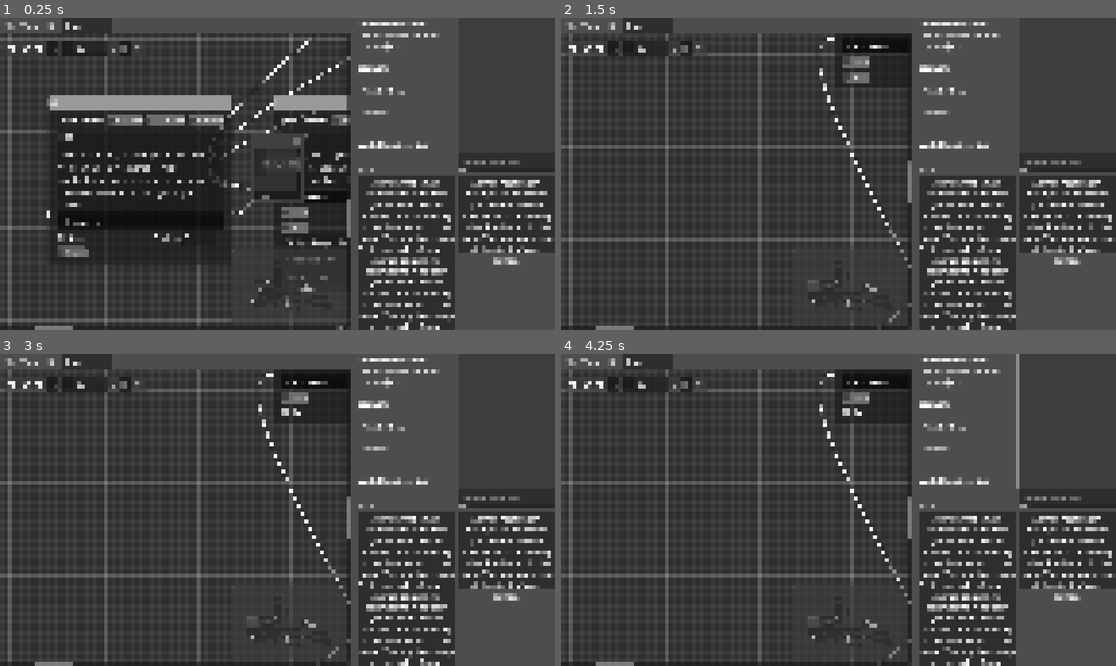
Above: before the commit, frames 1-4 (two rows, left to right).
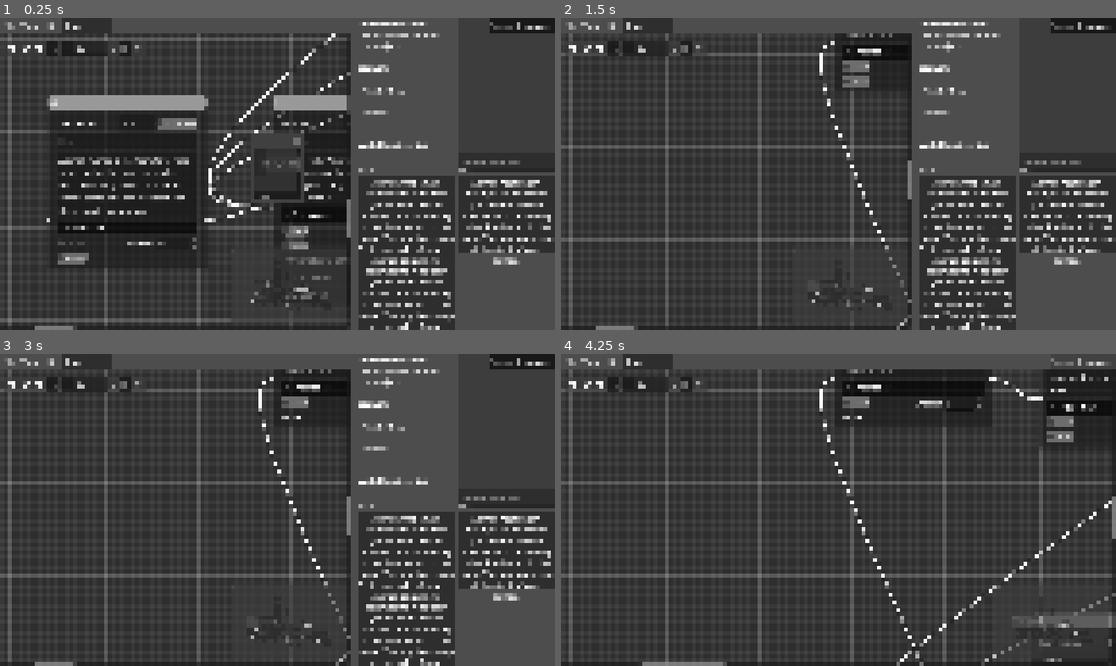
Above: after the commit, the same moments.

Repository: Roboticy3/Louder
Game: Godot game, scene res://proto_simulator/proto_simulator_wrapper.tscn
The game is run twice, just before and just after one commit, with the same random seed, the same clock (stepped at 60 frames per second) and the same inputs.
Inputs (mouse positions are in pixels of both pictures, inside the frame that each line leads up to):
- Up to frame 1 (0.25 s): no input
- Up to frame 2 (1.5 s): click "hub" at 0.5 s; click (910, 120) at 1.25 s, where only the run before the commit has a clickable "Branch"
- Up to frame 3 (3 s): click (505, 497) at 2.02 s; type "12" at 2.1 s; click "Auto" at 2.75 s
- Up to frame 4 (4.25 s): click (1082, 360) at 3.5 s, where only the run after the commit has a clickable "Toggle Debugger"

The runs differ from the first frame. In frame 1, 7.6% of the frame differs, in the area x 8-100%, y 0-100%; in frame 2, 1.9%; in frame 3, 1.9%; in frame 4, 16%, in the area x 6-100%, y 0-100%.

Commit message:
demo conversation to test branching

Diff:
--- /dev/null
+++ b/editor/demos/conversations/merchant.json
@@ -0,0 +1,277 @@
+[
+	{
+		"branch": "reka",
+		"choices": [
+			"(Leave)",
+			"(Eavesdrop)"
+		],
+		"conversation_id": "2",
+		"position_offset:x": "720.0",
+		"position_offset:y": "-380.0",
+		"speaker": "Integumentary System",
+		"text": "The men are far away and speaking quietly. However, your ears can point towards the source. The sound pools downward and inward within you easily.",
+		"type": "hub"
+	},
+	{
+		"choices": [
+			"\"I found it in the desert.\"",
+			"\"I bought it off someone else.\" (Lie)"
+		],
+		"conversation_id": "3",
+		"position_offset:x": "720.0",
+		"position_offset:y": "640.0",
+		"speaker": "Bandito",
+		"text": "\"Where'd you find this thing, anyway?\" The customer is in a hurry to move the conversation along.",
+		"type": "hub"
+	},
+	{
+		"conversation_id": "4",
+		"is_choice": true,
+		"position_offset:x": "1240.0",
+		"position_offset:y": "680.0",
+		"speaker": "Geno",
+		"type": "hub"
+	},
+	{
+		"conversation_id": "5",
+		"is_choice": true,
+		"position_offset:x": "1260.0",
+		"position_offset:y": "1040.0",
+		"speaker": "Geno",
+		"text": "\"I bought it off someone else.\"",
+		"type": "hub"
+	},
+	{
+		"conversation_id": "6",
+		"position_offset:x": "1260.0",
+		"position_offset:y": "1260.0",
+		"speaker": "Note",
+		"text": "If the text isn't replaced here, \"(Lie)\" could show up in the main feed.",
+		"type": "hub"
+	},
+	{
+		"conversation_id": "8",
+		"is_choice": true,
+		"position_offset:x": "2280.0",
+		"position_offset:y": "620.0",
+		"speaker": "Bandito",
+		"text": "\"What are you looking at me like that for? You think that helps your case? 10 gold is ridiculous.\"",
+		"type": "hub"
+	},
+	{
+		"conversation_id": "7",
+		"position_offset:x": "1740.0",
+		"position_offset:y": "540.0",
+		"speaker": "Cage",
+		"statements": "bandito_price_complaint = 1",
+		"text": "He gives an understanding nod. The tried and true business of finding-and-or-stealing things in the desert, where nobody can hear you scream. \"We're in the same line of work.\"",
+		"type": "hub"
+	},
+	{
+		"auto": true,
+		"choices": [
+			"(Choice 0)",
+			"(Choice 1)"
+		],
+		"conversation_id": "9",
+		"position_offset:x": "1740.0",
+		"position_offset:y": "1040.0",
+		"type": "hub"
+	},
+	{
+		"conditions": "bandito_price_complaint == 0",
+		"conversation_id": "10",
+		"position_offset:x": "2280.0",
+		"position_offset:y": "1060.0",
+		"speaker": "Bandito",
+		"statements": "bandito_price_complaint = 1",
+		"text": "\"I don't care if His Majesty wiped his ass with it. 10 gold is nonsense. \"",
+		"type": "hub"
+	},
+	{
+		"conversation_id": "11",
+		"position_offset:x": "2820.0",
+		"position_offset:y": "1120.0",
+		"speaker": "Rhetoric",
+		"text": "Ok. You bought it off somebody else. But who?",
+		"type": "hub"
+	},
+	{
+		"conversation_id": "14",
+		"position_offset:x": "1231.82861328125",
+		"position_offset:y": "-589.195129394531",
+		"speaker": "Soul",
+		"text": "You're still not sure about this. Maybe you lost your weapon for a reason. ",
+		"type": "hub"
+	},
+	{
+		"choices": [
+			"(Leave)",
+			"(Stay)"
+		],
+		"conversation_id": "16",
+		"position_offset:x": "1720.0",
+		"position_offset:y": "-600.0",
+		"speaker": "Power",
+		"text": "Your friends need help. Stay strong, don't give up.",
+		"type": "hub"
+	},
+	{
+		"branch": "shop",
+		"callbacks": "kick Reka",
+		"conversation_id": "15",
+		"position_offset:x": "2220.0",
+		"position_offset:y": "-600.0",
+		"speaker": "Body",
+		"text": "Let's see what the other nearby shops have to offer.",
+		"type": "hub"
+	},
+	{
+		"branch": "shop",
+		"conversation_id": "17",
+		"position_offset:x": "1295.759765625",
+		"position_offset:y": "-116.98592376709",
+		"speaker": "Integumentary System",
+		"text": "You listen intently into the conversation. Keep in mind that inner monologues can distact you from your surroundings.",
+		"type": "hub"
+	},
+	{
+		"conversation_id": "18",
+		"position_offset:x": "2120.0",
+		"position_offset:y": "-1020.0",
+		"speaker": "Note",
+		"text": "In absence of online networking, the \"kick\" callback can be interpreted as simply muting the controller in charge of that player.",
+		"type": "hub"
+	},
+	{
+		"branch": "shop",
+		"conversation_id": "0",
+		"position_offset:x": "160.0",
+		"position_offset:y": "60.0",
+		"speaker": "Geno",
+		"start": true,
+		"text": "Small crystals and rusted metal sit on temporary shelving. The most prized possession in the shop is an account book behind the front desk. Though only under an awning, the inside of the shop feels like the inside of a building. 2 men on opposite sides of the counter are haggling over an ornate dagger. Both are rough an sandy. ",
+		"type": "hub"
+	},
+	{
+		"auto": true,
+		"choices": [
+			"(Choice 0)",
+			"(Choice 1)"
+		],
+		"conversation_id": "19",
+		"position_offset:x": "700.0",
+		"position_offset:y": "160.0",
+		"type": "hub"
+	},
+	{
+		"conversation_id": "20",
+		"position_offset:x": "1720.0",
+		"position_offset:y": "-160.0",
+		"speaker": "Note",
+		"text": "Expected behavior here is a \"CONTINUE\" appears that hooks the player back into dialogue in the \"shop\" branch, and that they start recieving updates from the \"shop\" branch again after that. ",
+		"type": "hub"
+	},
+	{
+		"from_choice": "",
+		"from_id": "4",
+		"to_id": "7",
+		"type": "connection"
+	},
+	{
+		"from_choice": "",
+		"from_id": "7",
+		"to_id": "8",
+		"type": "connection"
+	},
+	{
+		"from_choice": "",
+		"from_id": "5",
+		"to_id": "9",
+		"type": "connection"
+	},
+	{
+		"from_choice": "",
+		"from_id": "10",
+		"to_id": "11",
+		"type": "connection"
+	},
+	{
+		"from_choice": "",
+		"from_id": "14",
+		"to_id": "16",
+		"type": "connection"
+	},
+	{
+		"from_choice": "",
+		"from_id": "0",
+		"to_id": "19",
+		"type": "connection"
+	},
+	{
+		"from_choice": "(Choice 0)",
+		"from_id": "19",
+		"to_id": "2",
+		"type": "connection"
+	},
+	{
+		"from_choice": "(Choice 1)",
+		"from_id": "19",
+		"to_id": "3",
+		"type": "connection"
+	},
+	{
+		"from_choice": "\"I found it in the desert.\"",
+		"from_id": "3",
+		"to_id": "4",
+		"type": "connection"
+	},
+	{
+		"from_choice": "\"I bought it off someone else.\" (Lie)",
+		"from_id": "3",
+		"to_id": "5",
+		"type": "connection"
+	},
+	{
+		"from_choice": "(Leave)",
+		"from_id": "2",
+		"to_id": "14",
+		"type": "connection"
+	},
+	{
+		"from_choice": "(Eavesdrop)",
+		"from_id": "2",
+		"to_id": "17",
+		"type": "connection"
+	},
+	{
+		"from_choice": "(Leave)",
+		"from_id": "16",
+		"to_id": "15",
+		"type": "connection"
+	},
+	{
+		"from_choice": "(Stay)",
+		"from_id": "16",
+		"to_id": "17",
+		"type": "connection"
+	},
+	{
+		"from_choice": "(Choice 0)",
+		"from_id": "9",
+		"to_id": "10",
+		"type": "connection"
+	},
+	{
+		"from_choice": "(Choice 1)",
+		"from_id": "9",
+		"to_id": "11",
+		"type": "connection"
+	},
+	{
+		"position:x": "256.837280273438",
+		"position:y": "-553.055725097656",
+		"type": "camera",
+		"zoom": "0.41200837492943"
+	}
+]
--- a/editor/entities/editor.tscn
+++ b/editor/entities/editor.tscn
@@ -97,13 +97,16 @@
 layout_mode = 0
 offset_left = -1.0
 offset_top = 139.0
-offset_right = 342.0
-offset_bottom = 548.0
+offset_right = 391.0
+offset_bottom = 598.0
 position_offset = Vector2(-1, 139)
 selected = true
 hub_data = {
 NodePath("ChoicesSection/CheckBox"): true
 }
+
+[node name="callbacks" parent="Control/GridContainer/GraphEdit/Hub/OtherSection/VBoxContainer" parent_id_path=PackedInt32Array(1992437552, 72269939) index="3" unique_id=312146840]
+delimiter_strings = Array[String](["' '", "\" \""])
 
 [node name="start" parent="Control/GridContainer/GraphEdit/Hub/ChoicesSection" parent_id_path=PackedInt32Array(1992437552, 255423357) index="0" unique_id=628973272]
 button_pressed = true
--- a/editor/entities/hub_entity.tscn
+++ b/editor/entities/hub_entity.tscn
@@ -92,20 +92,22 @@
 
 [node name="textSection" type="Label" parent="TextSectionWrapper/TextSection/HBoxContainer" unique_id=1351469422]
 layout_mode = 2
-text = "Text Content"
+text = "Text Section"
 
 [node name="Spacer" type="Control" parent="TextSectionWrapper/TextSection/HBoxContainer" unique_id=2082381832]
-layout_mode = 2
-size_flags_horizontal = 3
-
-[node name="BranchCheck" type="CheckBox" parent="TextSectionWrapper/TextSection/HBoxContainer" unique_id=1490500834 node_paths=PackedStringArray("mutual_exclusive")]
-layout_mode = 2
-size_flags_vertical = 4
-theme_override_styles/normal = SubResource("StyleBoxFlat_2sc04")
-text = "Branch"
-script = ExtResource("2_6jgyt")
-mutual_exclusive = [NodePath("../../branch")]
-inverted = true
+custom_minimum_size = Vector2(30, 0)
+layout_mode = 2
+size_flags_horizontal = 3
+
+[node name="branch" parent="TextSectionWrapper/TextSection/HBoxContainer" unique_id=1664207967 groups=["autocomplete_speaker", "hub_component"] instance=ExtResource("3_f5yrs")]
+layout_mode = 2
+size_flags_vertical = 0
+placeholder_text = "Branch"
+wrap_mode = 0
+scroll_fit_content_width = true
+delimiter_strings = Array[String](["\" \"", "' '"])
+oneliner = true
+inliner = true
 
 [node name="is_choice" type="CheckBox" parent="TextSectionWrapper/TextSection/HBoxContainer" unique_id=1659837714 node_paths=PackedStringArray("mutual_exclusive") groups=["hub_component"]]
 layout_mode = 2
@@ -116,6 +118,7 @@
 mutual_exclusive = [NodePath("../../../../ChoicesSection")]
 
 [node name="private" type="CheckBox" parent="TextSectionWrapper/TextSection/HBoxContainer" unique_id=1575580911 node_paths=PackedStringArray("mutual_exclusive") groups=["hub_component"]]
+visible = false
 layout_mode = 2
 size_flags_vertical = 4
 theme_override_styles/normal = SubResource("StyleBoxFlat_2sc04")
@@ -140,15 +143,6 @@
 oneliner = true
 inliner = true
 
-[node name="branch" parent="TextSectionWrapper/TextSection" unique_id=1664207967 groups=["autocomplete_speaker", "hub_component"] instance=ExtResource("3_f5yrs")]
-layout_mode = 2
-size_flags_vertical = 0
-placeholder_text = "Branch"
-wrap_mode = 0
-delimiter_strings = Array[String](["\" \"", "' '"])
-oneliner = true
-inliner = true
-
 [node name="text" parent="TextSectionWrapper/TextSection" unique_id=778728203 groups=["hub_component"] instance=ExtResource("3_f5yrs")]
 layout_mode = 2
 inliner = true
@@ -206,6 +200,11 @@
 [node name="statements" parent="OtherSection/VBoxContainer" unique_id=1321863141 groups=["autocomplete_expression", "hub_component"] instance=ExtResource("3_f5yrs")]
 layout_mode = 2
 placeholder_text = "Statements"
+
+[node name="callbacks" parent="OtherSection/VBoxContainer" unique_id=312146840 groups=["autocomplete_expression", "hub_component"] instance=ExtResource("3_f5yrs")]
+layout_mode = 2
+placeholder_text = "callback arg1 arg2 ..."
+delimiter_strings = Array[String](["\" \"", "' '"])
 
 [node name="ChoicesSection" type="GridContainer" parent="." unique_id=255423357]
 layout_mode = 2
--- a/editor/project.godot
+++ b/editor/project.godot
@@ -81,6 +81,11 @@
 "events": [Object(InputEventKey,"resource_local_to_scene":false,"resource_name":"","device":-1,"window_id":0,"alt_press …(195 unchanged characters)…
 ]
 }
+simulator_toggle={
+"deadzone": 0.2,
+"events": [Object(InputEventKey,"resource_local_to_scene":false,"resource_name":"","device":-1,"window_id":0,"alt_pressed":false,"shift_pressed":false,"ctrl_pressed":true,"meta_pressed":false,"pressed":false,"keycode":0,"physical_keycode":84,"key_label":0,"unicode":0,"location":0,"echo":false,"script":null)
+]
+}
 
 [physics]
 
--- a/editor/proto_simulator/proto_simulator_wrapper.tscn
+++ b/editor/proto_simulator/proto_simulator_wrapper.tscn
@@ -9,6 +9,12 @@
 [ext_resource type="PackedScene" uid="uid://d1xnbir365a7q" path="res://entities/editor.tscn" id="5_winkx"]
 [ext_resource type="Script" uid="uid://gm3kj8xc3cel" path="res://proto_simulator/ps_command_line.gd" id="6_6fql2"]
 [ext_resource type="Script" uid="uid://dnttvqwd8iavc" path="res://proto_simulator/ps_debug_info.gd" id="7_debug"]
+
+[sub_resource type="InputEventAction" id="InputEventAction_iwx4b"]
+action = &"simulator_toggle"
+
+[sub_resource type="Shortcut" id="Shortcut_a37o0"]
+events = [SubResource("InputEventAction_iwx4b")]
 
 [node name="ProtoSimulatorWrapper" type="Node" unique_id=331396007]
 
@@ -70,12 +76,13 @@
 [node name="File" parent="CanvasLayer/HSplitContainer/Editor/Control/GridContainer/FileBar" parent_id_path=PackedInt32Array(1835673697, 810829967) index="0" unique_id=853677447 groups=["conversation_changed_listener"]]
 disable_load = true
 
-[node name="Hub" parent="CanvasLayer/HSplitContainer/Editor/Control/GridContainer/GraphEdit" parent_id_path=PackedInt32Array(1835673697, 2143194040) index="1" unique_id=1992437552]
-offset_right = 391.0
+[node name="GraphEdit" parent="CanvasLayer/HSplitContainer/Editor/Control/GridContainer" parent_id_path=PackedInt32Array(1835673697, 1756259022) index="1" unique_id=2143194040]
+scroll_offset = Vector2(-30, 0)
+
+[node name="Hub" parent="CanvasLayer/HSplitContainer/Editor/Control/GridContainer/GraphEdit" index="1" unique_id=1992437552]
+offset_left = 29.0
+offset_right = 421.0
 offset_bottom = 587.0
-
-[node name="branch" parent="CanvasLayer/HSplitContainer/Editor/Control/GridContainer/GraphEdit/Hub/TextSectionWrapper/TextSection" parent_id_path=PackedInt32Array(1835673697, 1992437552, 2073740871) index="3" unique_id=1664207967]
-delimiter_strings = Array[String](["' '", "\" \""])
 
 [node name="VSplitContainer" type="VSplitContainer" parent="CanvasLayer/HSplitContainer" unique_id=1806478269]
 layout_mode = 2
@@ -159,7 +166,20 @@
 size_flags_horizontal = 3
 controller = NodePath("../../../../../../PSSimulator/PSControllerBenjamin")
 
+[node name="Button" type="Button" parent="CanvasLayer" unique_id=677696188]
+anchors_preset = 1
+anchor_left = 1.0
+anchor_right = 1.0
+offset_left = -138.0
+offset_bottom = 31.0
+grow_horizontal = 0
+toggle_mode = true
+button_pressed = true
+shortcut = SubResource("Shortcut_a37o0")
+text = "Toggle Debugger"
+
 [connection signal="request_change_conversation" from="CanvasLayer/HSplitContainer/VSplitContainer/Grid/Control/VBoxContainer/CodeEdit2" to="PSConversationLoader" method="_on_file_selected"]
+[connection signal="toggled" from="CanvasLayer/Button" to="CanvasLayer/HSplitContainer/VSplitContainer" method="set_visible"]
 
 [editable path="CanvasLayer/HSplitContainer/Editor"]
 [editable path="CanvasLayer/HSplitContainer/Editor/Control/GridContainer/GraphEdit/Hub"]
--- a/editor/scripts/choices_section_logic.gd
+++ b/editor/scripts/choices_section_logic.gd
@@ -95,19 +95,27 @@
 		await get_tree().process_frame
 		hub.reset_size()
 
+func get_choice_from_text_edit(text_edit:TextEdit):
+	var text := text_edit.text
+	if text.is_empty():
+		text = text_edit.placeholder_text
+	else:
+		pass
+	return text
+
 func choice_to_port_out(choice:String) -> int:
 	if choice.is_empty() and choices.is_empty():
 		return 0 #"default" or "continue"
 
 	for i in choices.size():
-		var line_edit := choices[i]
-		if line_edit.text == choice:
+		var text_edit := choices[i]
+		if get_choice_from_text_edit(text_edit) == choice:
 			return i
 	return -1
 
 func port_out_to_choice(port:int) -> String:
 	if port >= 0 && port < choices.size():
-		return choices[port].text
+		return get_choice_from_text_edit(choices[port])
 	return ""
 
 func port_in() -> int:
--- a/editor/scripts/connection_logic.gd
+++ b/editor/scripts/connection_logic.gd
@@ -39,7 +39,7 @@
 	var source = editor.get_node_or_null(from_node)
 	var is_choice_previous := false
 	if source is CustomGraphHub:
-		is_choice_previous = source.get_data("is_choice", false)
+		is_choice_previous = source.get_data("is_choice", false) or source.get_data("auto", false)
 
 	var hub:CustomGraphHub = NetworkEntityDefaults.ENTITY_SOURCES["hub"].instantiate()
 	hub.import({
--- a/editor/scripts/network_entity.gd
+++ b/editor/scripts/network_entity.gd
@@ -52,7 +52,10 @@
 	if node is ChoicesSectionLogic:
 		var choices: PackedStringArray = []
 		for c in node.choices:
-			choices.append(c.text)
+			var text:String = c.text
+			if text.is_empty():
+				text = c.placeholder_text
+			choices.append(text)
 		return choices
 	elif node is CodeEdit:
 		return node.text
@@ -74,7 +77,8 @@
 		var choices: PackedStringArray = value
 		node.set_choice_count(choices.size())
 		for i in choices.size():
-			node.choices[i].text = choices[i]
+			if choices[i] != node.choices[i].placeholder_text:
+				node.choices[i].text = choices[i]
 	elif node is CodeEdit:
 		node.text = value
 	elif node is ColorPickerButton:
